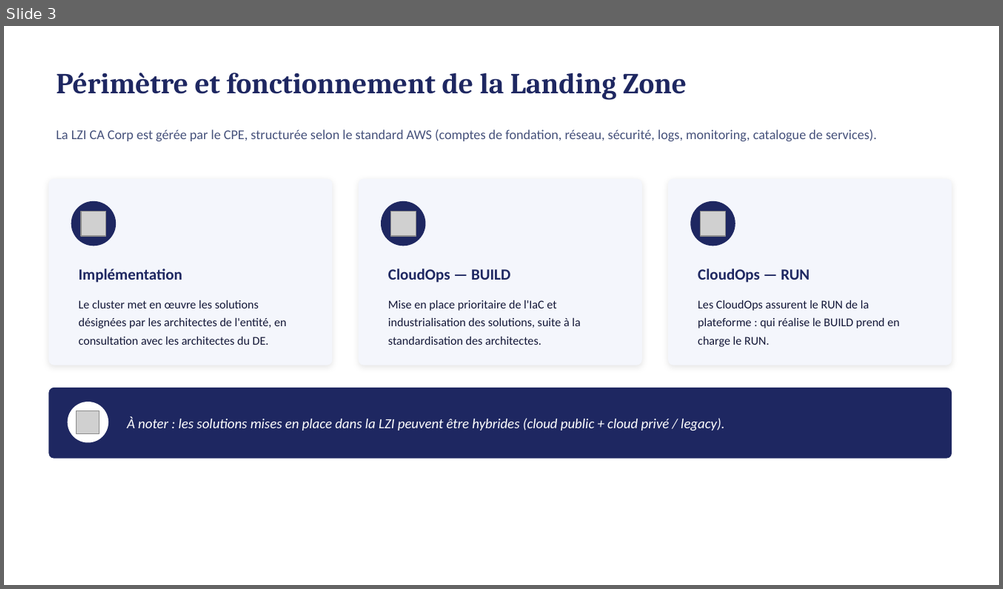
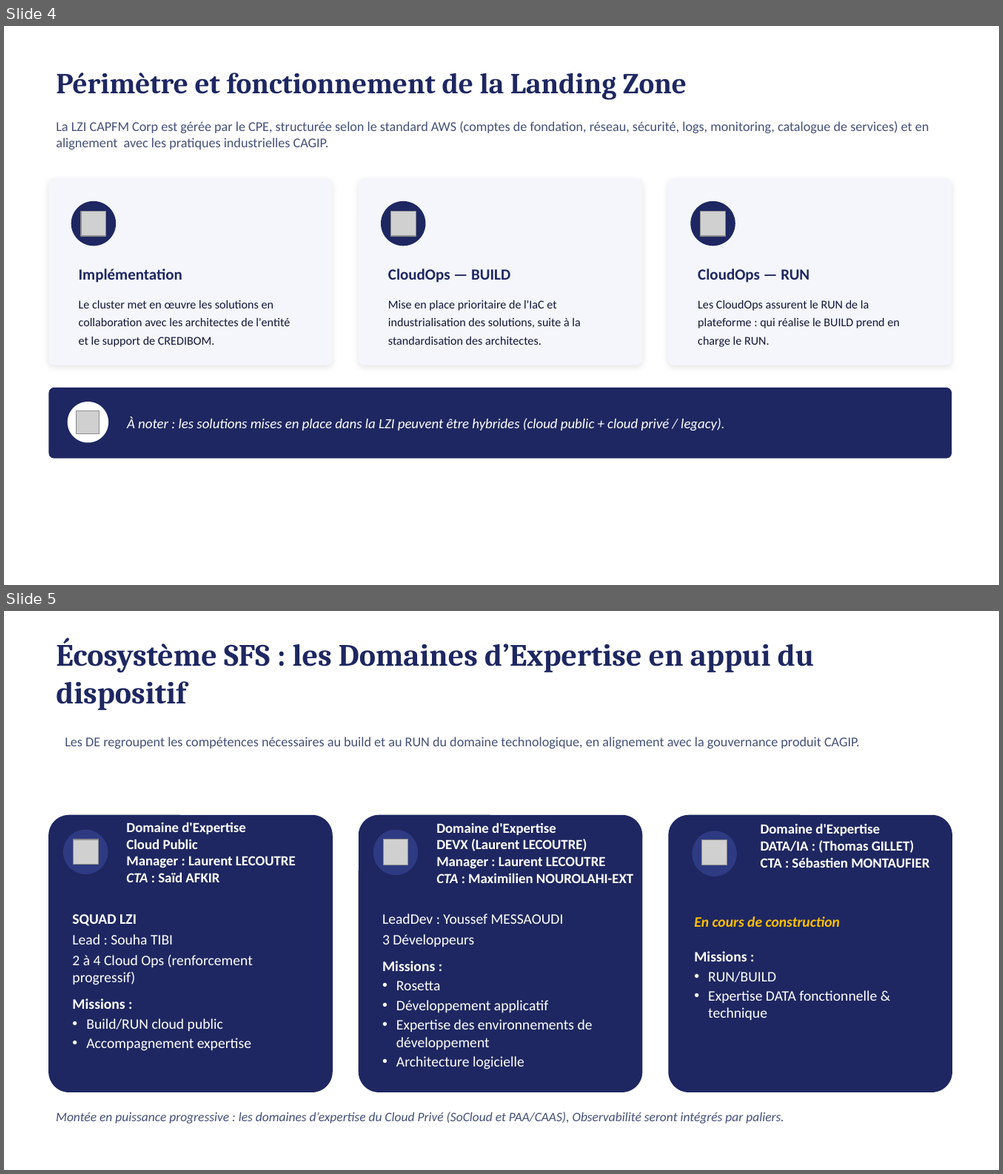
Before and after one commit to malphodo/newsfs, a slide deck: Modele_Operationnel_LZI.pptx. Shown one above the other, each under a label of ours: slide 3 before the commit, slides 4 and 5 after it. The pictures are 1003x589 and 1003x1174 pixels, drawn with LibreOffice and Linux fonts; fonts in the diff are those of the drawing; grey boxes stand for pictures. Boxes give left, top, right and bottom in pixels: in the first picture for what was removed or moved away, otherwise in the second. Text is boxed around its words. In the diff, an @@ line names an element or a change of style, - is before the commit and + after.

```diff
--- a/Modele_Operationnel_LZI.pptx
+++ b/Modele_Operationnel_LZI.pptx
@@ slide 5 added at (x1=4, y1=611, x2=999, y2=1170), background #FFFFFF @@
@@ text added at (x1=56, y1=638, x2=814, y2=710), 30 pt, text #1E2761, bold @@
+Écosystème SFS : les Domaines d’Expertise en appui du dispositif
@@ text added at (x1=65, y1=737, x2=859, y2=749), 13 pt, text #44507A @@
+Les DE regroupent les compétences nécessaires au build et au RUN du domaine technologique, en alignement avec la gouvernance produit CAGIP.
@@ rounded rectangle added at (x1=48, y1=815, x2=333, y2=1093), fill #1E2761 @@
@@ ellipse added at (x1=63, y1=829, x2=108, y2=874), fill #2E3A82 @@
@@ text added at (x1=126, y1=822, x2=296, y2=883), 13.5 pt, text #FFFFFF, bold @@
+Domaine d'Expertise
+Cloud Public
+Manager : Laurent LECOUTRE
+CTA : Saïd AFKIR
@@ rounded rectangle added at (x1=358, y1=815, x2=643, y2=1093), fill #1E2761 @@
@@ ellipse added at (x1=373, y1=829, x2=418, y2=875), fill #2E3A82 @@
@@ text added at (x1=436, y1=823, x2=633, y2=883), 13.5 pt, text #FFFFFF, bold @@
+Domaine d'Expertise
+DEVX (Laurent LECOUTRE)
+Manager : Laurent LECOUTRE
+CTA : Maximilien NOUROLAHI-EXT
@@ rounded rectangle added at (x1=668, y1=815, x2=952, y2=1093), fill #1E2761 @@
@@ ellipse added at (x1=692, y1=831, x2=737, y2=877), fill #2E3A82 @@
@@ text added at (x1=760, y1=823, x2=929, y2=868), 13.5 pt, text #FFFFFF, bold @@
+Domaine d'Expertise
+DATA/IA : (Thomas GILLET)
+CTA : Sébastien MONTAUFIER
@@ picture added at (x1=74, y1=840, x2=99, y2=866) @@
@@ picture added at (x1=383, y1=840, x2=408, y2=865) @@
@@ picture added at (x1=702, y1=840, x2=727, y2=866) @@
@@ text added at (x1=72, y1=914, x2=253, y2=1051), 14 pt, text #FFFFFF @@
+SQUAD LZI
+Lead : Souha TIBI
+2 à 4 Cloud Ops (renforcement progressif)
+Missions :
+• Build/RUN cloud public
+• Accompagnement expertise
@@ text added at (x1=382, y1=914, x2=592, y2=1070), 14 pt, text #FFFFFF @@
+LeadDev : Youssef MESSAOUDI
+3 Développeurs
+Missions :
+• Rosetta
+• Développement applicatif
+• Expertise des environnements de développement
+• Architecture logicielle
@@ text added at (x1=694, y1=917, x2=876, y2=1020), 14 pt, text #FFFFFF @@
+En cours de construction
+Missions :
+• RUN/BUILD
+• Expertise DATA fonctionnelle & technique
@@ text added at (x1=56, y1=1112, x2=784, y2=1124), 12.5 pt, text #44507A, italic @@
+Montée en puissance progressive : les domaines d’expertise du Cloud Privé (SoCloud et PAA/CAAS), Observabilité seront intégrés par paliers.
@@ what was slide 3 is now slide 4 @@
@@ slide 4 changed as well @@
@@ text at (x1=56, y1=121, x2=929, y2=150): text changed @@
-La LZI CA Corp est gérée par le CPE, structurée selon le standard AWS (comptes de fondation, réseau, sécurité, logs, monitoring, catalogue de services).
+La LZI CAPFM Corp est gérée par le CPE, structurée selon le standard AWS (comptes de fondation, réseau, sécurité, logs, monitoring, catalogue de services) et en alignement avec les pratiques industrielles CAGIP.
@@ text at (x1=79, y1=300, x2=290, y2=347): text changed @@
-Le cluster met en œuvre les solutions désignées par les architectes de l'entité, en consultation avec les architectes du DE.
+Le cluster met en œuvre les solutions en collaboration avec les architectes de l'entité et le support de CREDIBOM.
```
Also in this commit, not shown: 8 other slides changed, 4 other slides added.
